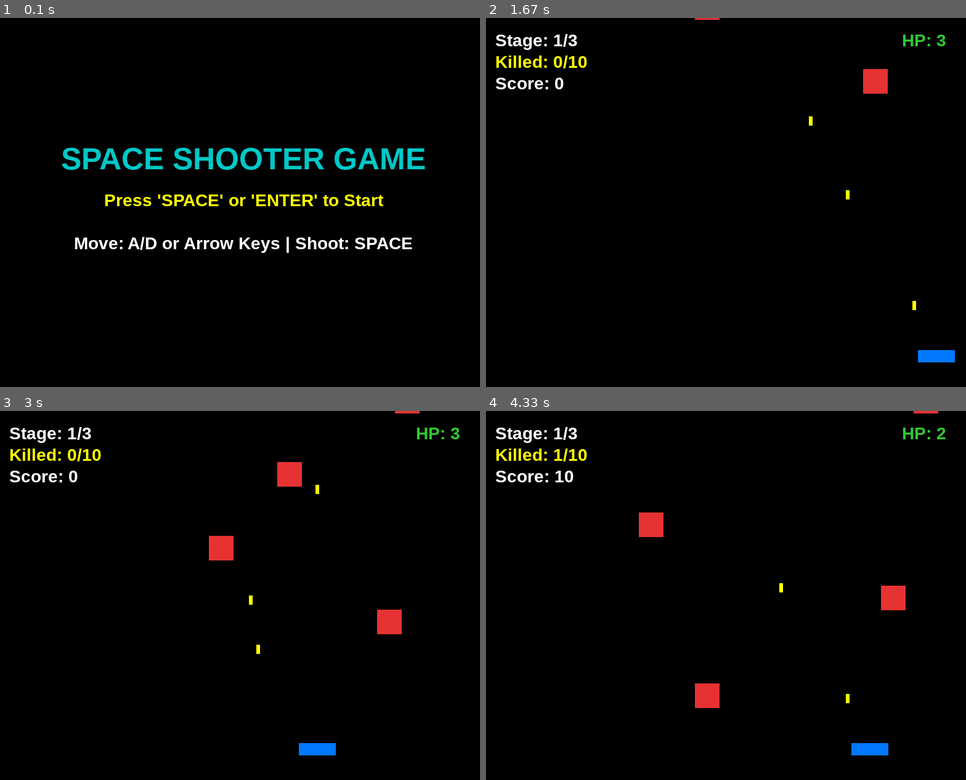
Above: before the commit, frames 1-4 (two rows, left to right).
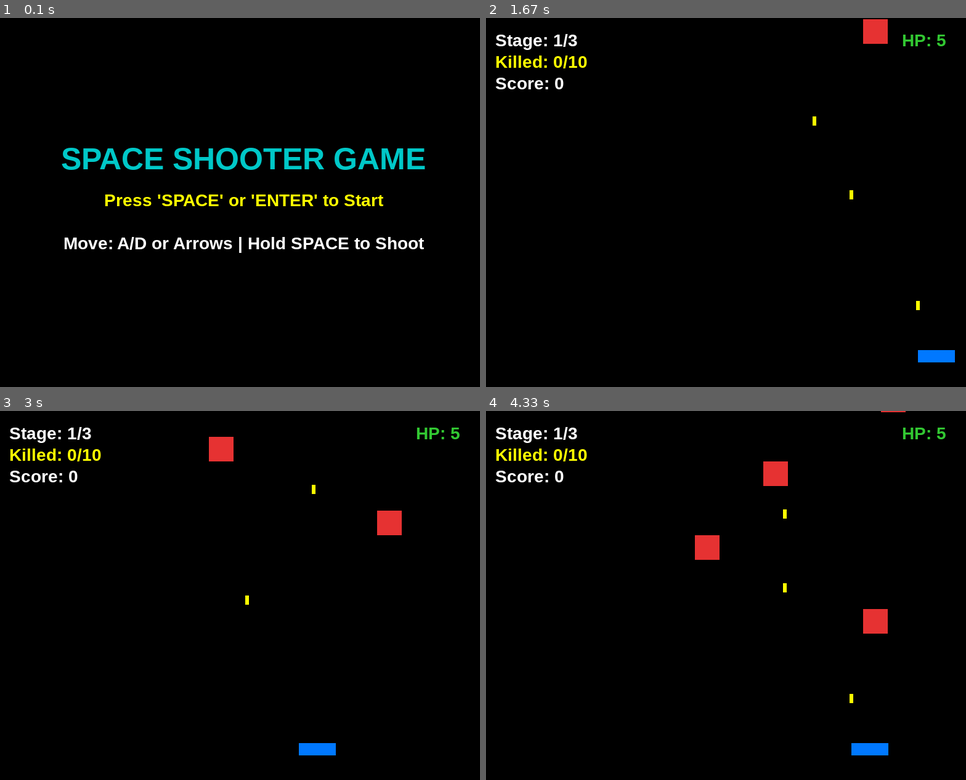
Above: after the commit, the same moments.

Repository: Devving88/pygame-shooter-game
Game: pygame game, started from main.py
Same seed, same stepped clock (60 frames per second), same inputs: the game is played once before the commit and once after it.
Inputs:
- Up to frame 1 (0.1 s): no input
- Up to frame 2 (1.67 s): tap Space at 0.33, 0.73, 1.03, 1.23, 1.53 s; hold Right 0.67-1.13 s; hold Right 1.17-1.63 s
- Up to frame 3 (3 s): hold Left 1.67-2.2 s; tap Space at 1.73, 2.03, 2.3, 2.6, 2.73 s; hold Left 2.23-2.63 s; hold Right from 2.67 s (still down)
- Up to frame 4 (4.33 s): tap Space at 3.03, 3.4, 3.7, 3.9, 4.2 s; release Right at 3.3 s; hold Left 3.33-3.8 s; hold Right 3.83-4.3 s

The runs differ from the first frame. In frame 1, 1.4% of the frame differs, in the area x 13-89%, y 59-64%; in frame 2, 0.9%; in frame 3, 1.9%; in frame 4, 2.4%, in the area x 14-96%, y 0-81%.

Commit message:
feat: add start screen, auto-fire, and balance difficulty for easier gameplay

Diff:
--- a/main.py
+++ b/main.py
@@ -28,30 +28,31 @@
 title_font = pygame.font.SysFont("Arial", 50, bold=True)
 game_over_font = pygame.font.SysFont("Arial", 60, bold=True)
 
-# ตัวแปรผู้เล่น (Player)
+# ตัวแปรผู้เล่น (Player) - เพิ่ม HP เริ่มต้นเป็น 5 ให้เล่นง่ายขึ้น
 player_width = 60
 player_height = 20
 player_x = (SCREEN_WIDTH - player_width) // 2
 player_y = SCREEN_HEIGHT - 60
 player_speed = 6
-player_hp = 3
+player_hp = 5
 player_score = 0
 
-# ระบบกระสุน (Bullets)
+# ระบบกระสุน (Bullets & Auto-fire cooldown)
 bullets = []
 bullet_width = 6
 bullet_height = 15
 bullet_speed = 10
-
-# ระบบศัตรู (Enemies)
+shoot_cooldown = 0
+shoot_cooldown_max = 12  # ยิงต่อเนื่องทุกๆ 12 เฟรมเมื่อกดค้าง
+
+# ระบบศัตรู (Enemies) - ปรับให้เกิดช้าลงและเคลื่อนที่ช้าลงเพื่อให้เล่นง่าย
 enemies = []
 enemy_width = 40
 enemy_height = 40
 enemy_spawn_timer = 0
-enemy_spawn_interval = 40  # จะถูกปรับตามด่าน
+enemy_spawn_interval = 60  # เริ่มต้นที่ 60 เฟรม (ช้าลง)
 
 # ระบบด่านและสถานะเกม (Game States)
-# Game States: "START_SCREEN", "PLAYING", "STAGE_CLEARED", "GAME_OVER", "VICTORY"
 game_state = "START_SCREEN"
 current_stage = 1
 max_stage = 3
@@ -61,13 +62,13 @@
 def reset_game():
     global player_x, player_hp, player_score, bullets, enemies, game_state, current_stage, enemies_killed_in_stage, enemy_spawn_interval
     player_x = (SCREEN_WIDTH - player_width) // 2
-    player_hp = 3
+    player_hp = 5
     player_score = 0
     current_stage = 1
     enemies_killed_in_stage = 0
     bullets.clear()
     enemies.clear()
-    enemy_spawn_interval = 40
+    enemy_spawn_interval = 60
     game_state = "PLAYING"
 
 def start_next_stage():
@@ -77,11 +78,11 @@
     bullets.clear()
     enemies.clear()
 
-    # เพิ่มความยาก (อัตราการเกิดและความเร็วศัตรู) ให้สูงขึ้นในด่านที่สูงขึ้น
+    # ปรับความยากขึ้นเล็กน้อยตามด่าน แต่ยังคงความง่ายกว่าเดิม
     if current_stage == 2:
-        enemy_spawn_interval = 30  # ศัตรูเกิดเร็วขึ้น
+        enemy_spawn_interval = 50
     elif current_stage == 3:
-        enemy_spawn_interval = 20  # ศัตรูเกิดเร็วขึ้นมาก
+        enemy_spawn_interval = 40
 
     game_state = "PLAYING"
 
@@ -105,16 +106,12 @@
                         start_next_stage()
                     else:
                         game_state = "VICTORY"
-            elif game_state == "PLAYING":
-                if event.key == pygame.K_SPACE:
-                    # ยิงกระสุน
-                    bullet_x = player_x + (player_width // 2) - (bullet_width // 2)
-                    bullet_y = player_y
-                    bullets.append([bullet_x, bullet_y])
-
-    # ตรวจสอบการกดปุ่มคีย์บอร์ดค้างไว้สำหรับการเคลื่อนที่ (เฉพาะตอน PLAYING)
+
+    # ตรวจสอบการกดปุ่มคีย์บอร์ดค้างไว้สำหรับการเคลื่อนที่และการยิงต่อเนื่อง
     if game_state == "PLAYING":
         keys = pygame.key.get_pressed()
+
+        # เคลื่อนที่
         if keys[pygame.K_LEFT] or keys[pygame.K_a]:
             player_x -= player_speed
         if keys[pygame.K_RIGHT] or keys[pygame.K_d]:
@@ -125,6 +122,17 @@
             player_x = 0
         elif player_x > SCREEN_WIDTH - player_width:
             player_x = SCREEN_WIDTH - player_width
+
+        # ยิงกระสุนอัตโนมัติเมื่อกด SPACE ค้างไว้
+        if keys[pygame.K_SPACE]:
+            if shoot_cooldown <= 0:
+                bullet_x = player_x + (player_width // 2) - (bullet_width // 2)
+                bullet_y = player_y
+                bullets.append([bullet_x, bullet_y])
+                shoot_cooldown = shoot_cooldown_max
+
+        if shoot_cooldown > 0:
+            shoot_cooldown -= 1
 
         # 2. อัปเดตสถานะเกม (Update Game State)
 
@@ -134,9 +142,9 @@
             enemy_spawn_timer = 0
             ex = random.randint(0, SCREEN_WIDTH - enemy_width)
             ey = -enemy_height
-            # ความเร็วศัตรูเพิ่มขึ้นตามด่านอย่างชัดเจน (Stage 1: 3-5, Stage 2: 5-7, Stage 3: 7-10)
-            min_speed = 3 + (current_stage - 1) * 2
-            max_speed = 5 + (current_stage - 1) * 2
+            # ความเร็วศัตรูช้าลงเพื่อให้เล่นง่าย (Stage 1: 2-3, Stage 2: 3-4, Stage 3: 4-5)
+            min_speed = 2 + (current_stage - 1)
+            max_speed = 3 + (current_stage - 1)
             espeed = random.randint(min_speed, max_speed)
             enemies.append([ex, ey, espeed])
 
@@ -151,7 +159,7 @@
         for enemy in enemies[:]:
             enemy[1] += enemy[2]
 
-            # ถ้าศัตรูตกหลุดขอบล่างจอ
+            # ถ้าศัตรูตกหลุดขอบล่างจอ (ลด HP 1)
             if enemy[1] > SCREEN_HEIGHT:
                 enemies.remove(enemy)
                 player_hp -= 1
@@ -201,7 +209,7 @@
         # หน้าจอเมนูหลัก (Start Screen)
         title_surface = title_font.render("SPACE SHOOTER GAME", True, CYAN)
         start_prompt = font.render("Press 'SPACE' or 'ENTER' to Start", True, YELLOW)
-        controls_info = font.render("Move: A/D or Arrow Keys | Shoot: SPACE", True, WHITE)
+        controls_info = font.render("Move: A/D or Arrows | Hold SPACE to Shoot", True, WHITE)
 
         screen.blit(title_surface, (SCREEN_WIDTH // 2 - title_surface.get_width() // 2, SCREEN_HEIGHT // 2 - 100))
         screen.blit(start_prompt, (SCREEN_WIDTH // 2 - start_prompt.get_width() // 2, SCREEN_HEIGHT // 2 - 20))
